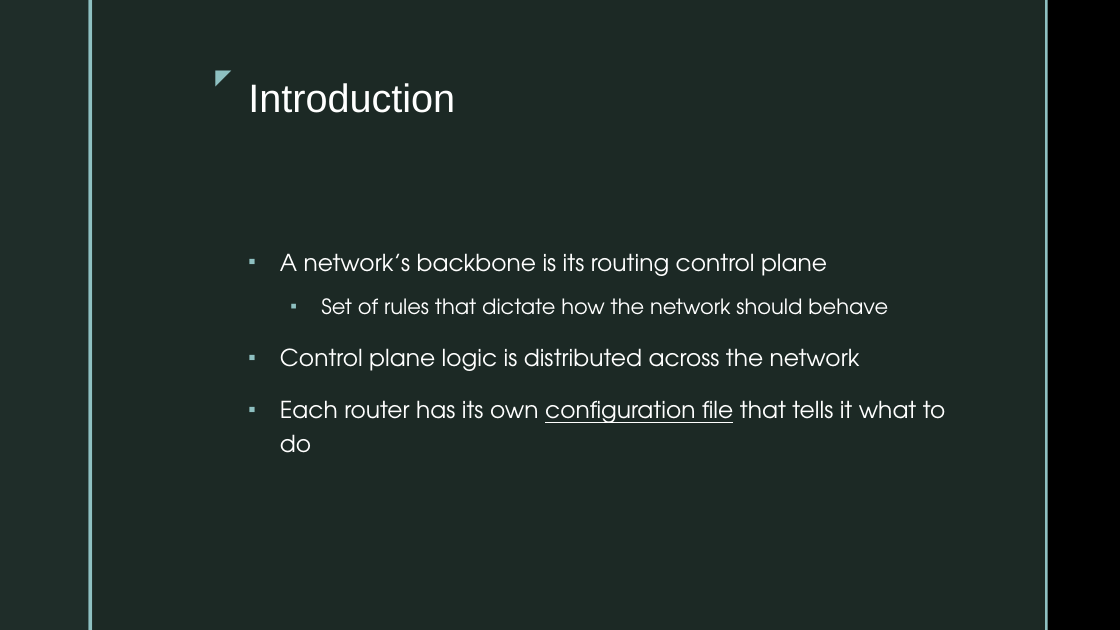
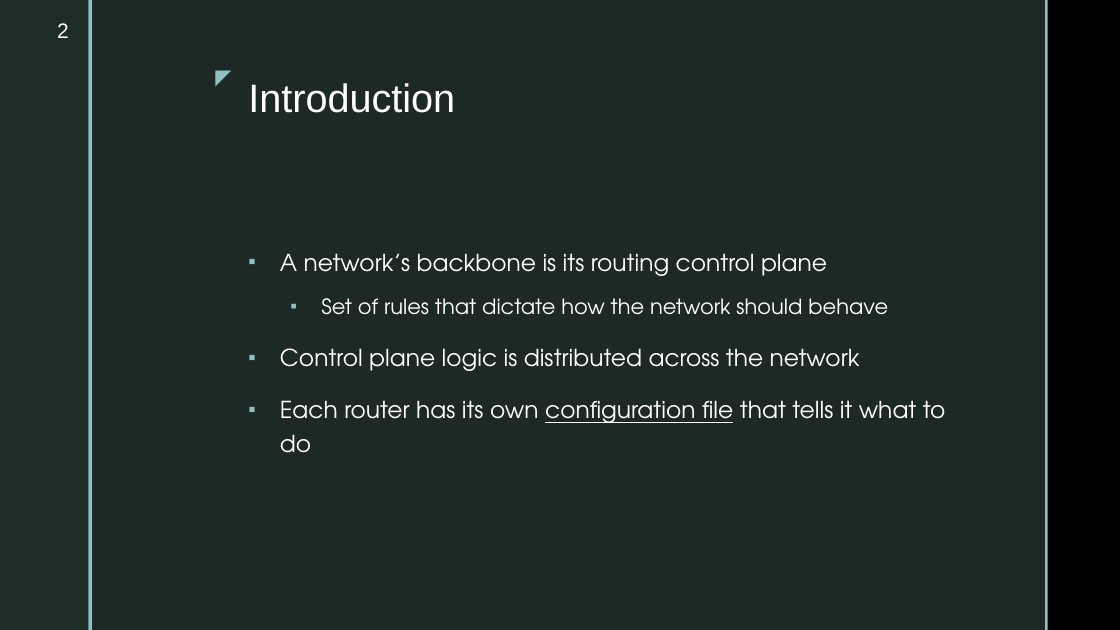
Before and after one commit to ahsanMah/config-completion, a slide deck: slide 2 of Final Presentation.pptx. Drawn at 1120x630 pixels with LibreOffice and Linux fonts; fonts in the diff are those of the drawing; background and template pictures are left out. Boxes give left, top, right and bottom in pixels: in the first picture for what was removed or moved away, otherwise in the second. Text is boxed around its words. In the diff, an @@ line names an element or a change of style, - is before the commit and + after.

```diff
--- a/Final Presentation.pptx
+++ b/Final Presentation.pptx
@@ page number added at bbox=[57, 23, 69, 38], 18 pt, text #FFFFFF @@
+2
```
Also in this commit, not shown: 9 other slides changed, 8 slides added, 5 slides removed, 18 other files.
